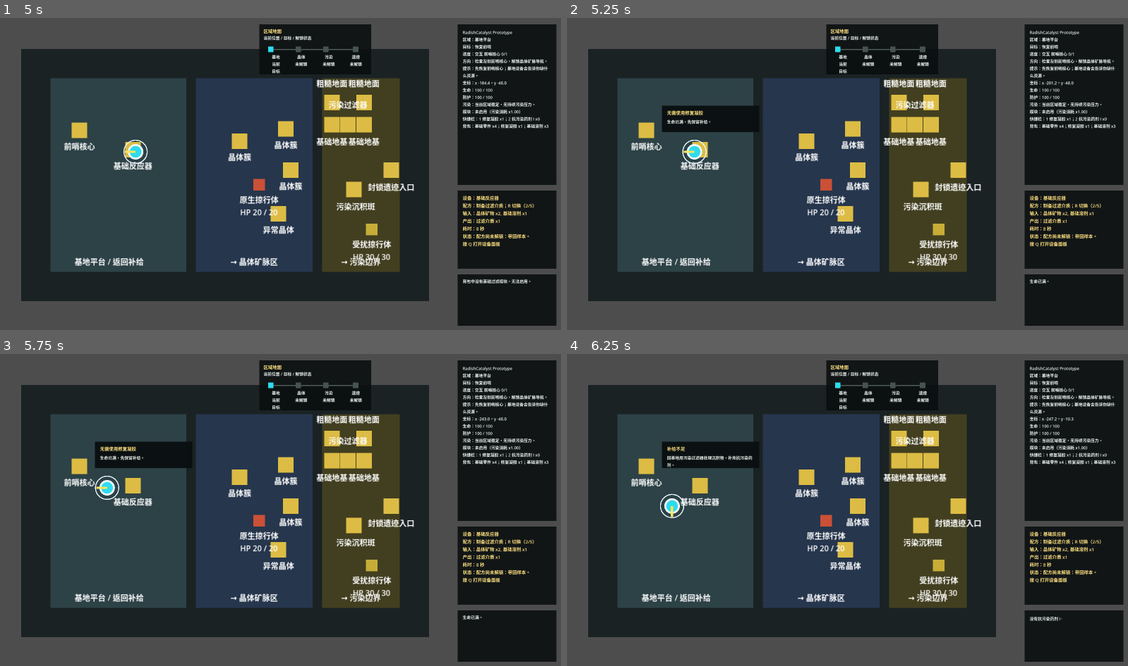
Above: before the commit, frames 1-4 (two rows, left to right).
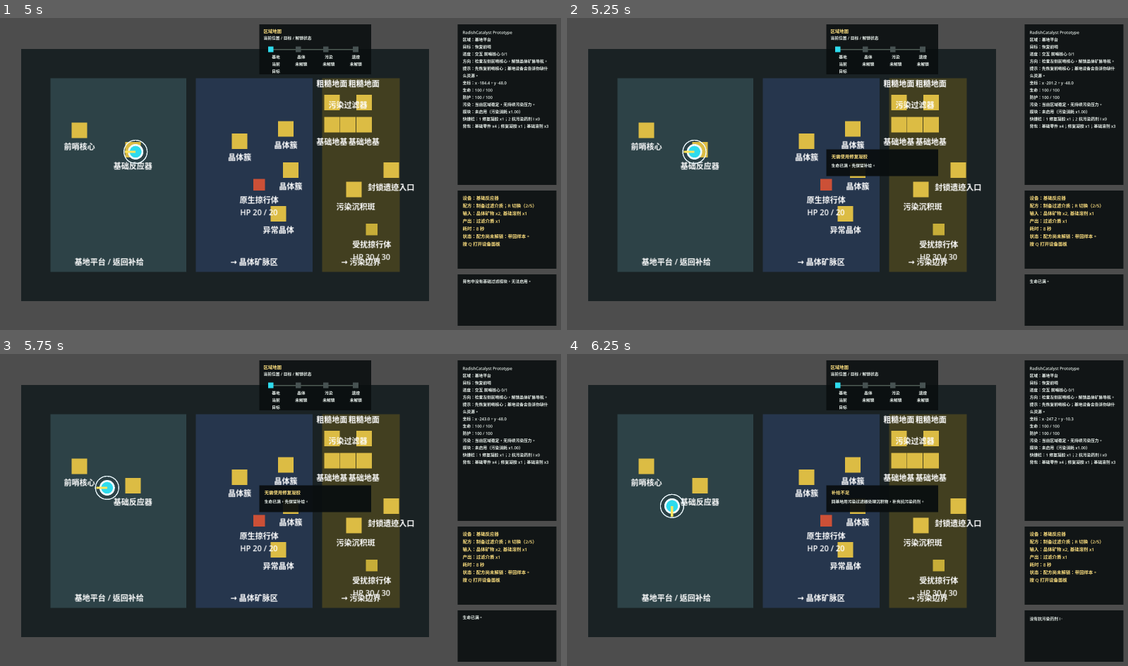
Above: after the commit, the same moments.

Repository: laugh0608/RadishCatalyst
Game: Godot game, scene res://scenes/boot/Boot.tscn
Same seed, same stepped clock (60 frames per second), same inputs: the game is played once before the commit and once after it.
Inputs:
- Up to frame 1 (5 s): tap Enter at 0.5 s; hold D (move_right) 0.53-1.28 s; tap J (attack) at 0.6 s; hold S (move_down) 1.28-2.03 s; tap R (cycle_recipe) at 1.35 s; hold D (move_right) 2.03-2.78 s; tap E (interact) at 2.1 s; hold W (move_up) 2.78-3.53 s; tap Q (toggle_device_panel) at 2.85 s; hold A (move_left) 3.53-4.25 s; tap F (toggle_module) at 3.6 s; click "关闭" at 4.25 s
- Up to frame 2 (5.25 s): tap Space at 5 s; hold A (move_left) from 5.03 s (still down); tap 1 (use_quick_slot_1) at 5.1 s
- Up to frame 3 (5.75 s): keep holding A (move_left)
- Up to frame 4 (6.25 s): release A (move_left) at 5.78 s; hold S (move_down) from 5.78 s (still down); tap 2 (use_quick_slot_2) at 5.85 s

Frame 1 is identical in both runs. In frame 2, 3.0% of the frame differs, in the area x 16-67%, y 27-51%; in frame 3, 3.0%; in frame 4, 3.0%.

Commit message:
test: 增加 HUD 布局遮挡检查

Diff:
--- a/client/scenes/ui/PrototypeHud.tscn
+++ b/client/scenes/ui/PrototypeHud.tscn
@@ -443,17 +443,17 @@
 
 [node name="SupplyFeedbackPanel" type="ColorRect" parent="."]
 visible = false
-offset_left = 424.0
-offset_top = 392.0
-offset_right = 856.0
-offset_bottom = 510.0
+offset_left = 1152.0
+offset_top = 586.0
+offset_right = 1648.0
+offset_bottom = 704.0
 color = Color(0.0352941, 0.054902, 0.0588235, 0.94)
 clip_contents = true
 
 [node name="SupplyFeedbackTitleLabel" type="Label" parent="SupplyFeedbackPanel"]
 offset_left = 22.0
 offset_top = 16.0
-offset_right = 410.0
+offset_right = 474.0
 offset_bottom = 46.0
 text = "补给反馈"
 label_settings = SubResource("LabelSettings_prompt")
@@ -462,7 +462,7 @@
 [node name="SupplyFeedbackDetailLabel" type="Label" parent="SupplyFeedbackPanel"]
 offset_left = 22.0
 offset_top = 58.0
-offset_right = 410.0
+offset_right = 474.0
 offset_bottom = 102.0
 text = ""
 label_settings = SubResource("LabelSettings_status")
Not shown, changed: AGENTS.md
Not shown, changed: CLAUDE.md
Not shown, changed: docs/devlogs/2026-W19.md
Not shown, changed: docs/planning/current.md
Not shown, changed: scripts/check-client-scenes.ps1
